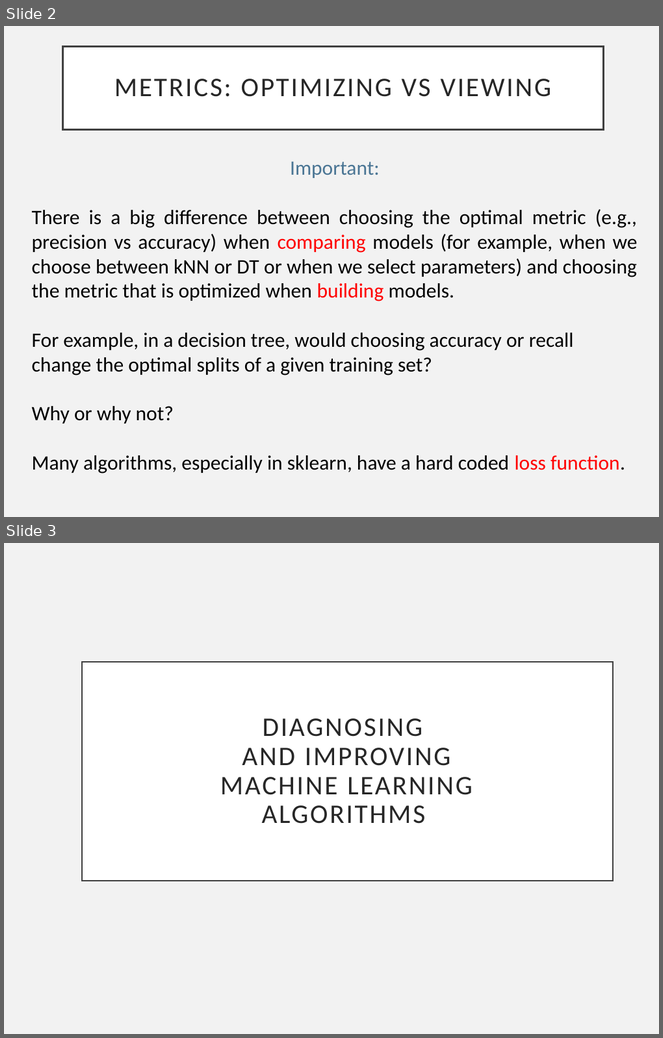
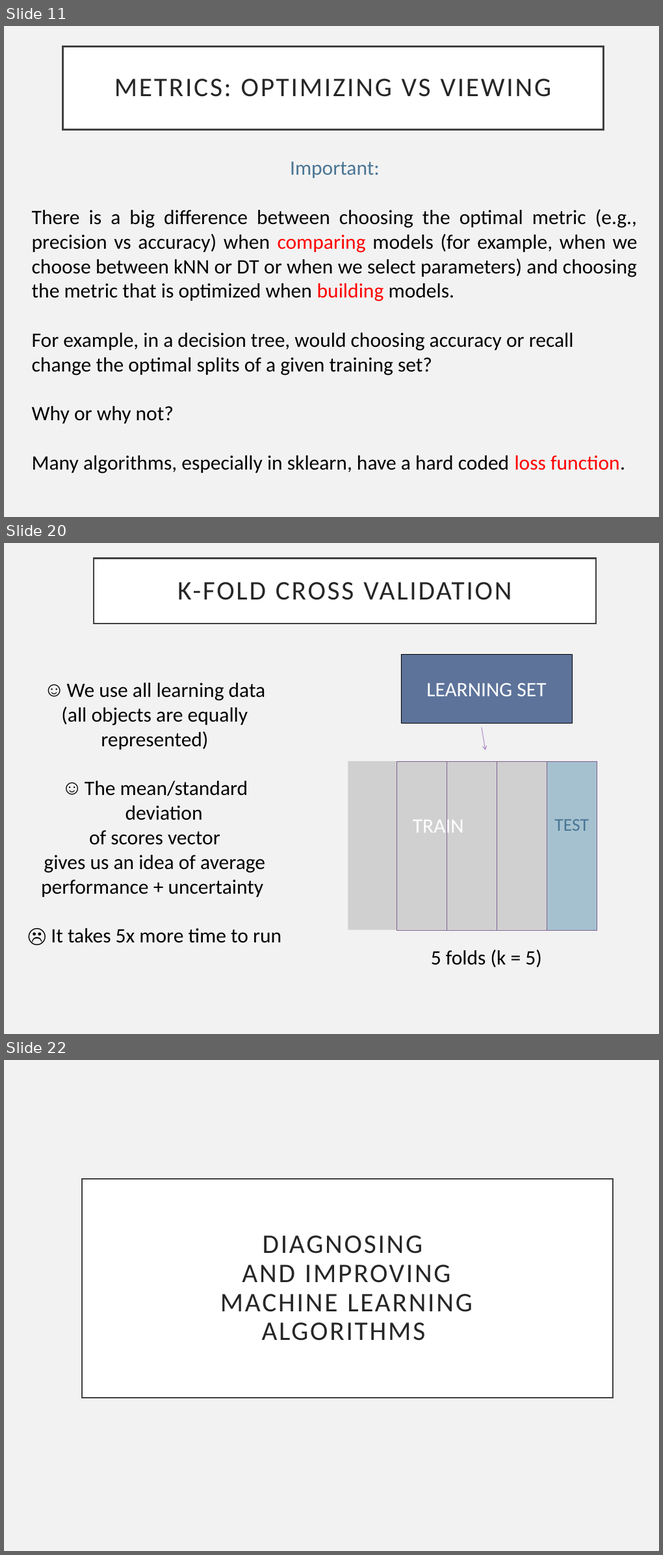
Before and after one commit to VaticanObsSummerSchool2023/lectures, a slide deck: VOSS_Diagnostics.pptx. Shown one above the other, each under a label of ours: slides 2 and 3 before the commit, slides 11, 20 and 22 after it; the slides between them are not shown. The pictures are 663x1038 and 663x1555 pixels, drawn with LibreOffice and Linux fonts; fonts in the diff are those of the drawing; grey boxes stand for pictures. Boxes give left, top, right and bottom in pixels: in the first picture for what was removed or moved away, otherwise in the second. Text is boxed around its words. In the diff, an @@ line names an element or a change of style, - is before the commit and + after.

```diff
--- a/VOSS_Diagnostics.pptx
+++ b/VOSS_Diagnostics.pptx
@@ slide 20 added at (4, 543, 659, 1034), background #F2F2F2 @@
@@ rectangle added at (94, 558, 597, 623), fill #FFFFFF, outline #404040 2.5 pt, 42 pt, text #262626 @@
+K-FOLD CROSS VALIDATION
@@ rectangle added at (401, 655, 573, 724), fill #5D739A, outline #000000 0.5 pt, 32 pt, text #FFFFFF @@
+LEARNING SET
@@ text added at (41, 683, 282, 943), 32 pt, text #000000 @@
+☺ We use all learning data
+(all objects are equally represented)
+☺ The mean/standard deviation
+of scores vector
+gives us an idea of average performance + uncertainty
+☹ It takes 5x more time to run
@@ arrow added from (482, 728) to (486, 750), #AD84C6 1 pt @@
@@ picture added at (348, 761, 598, 930), 32 pt, text #FFFFFF @@
+TRAIN
@@ rectangle added at (397, 762, 447, 931), outline #806292 0.75 pt @@
@@ rectangle added at (447, 762, 497, 931), outline #806292 0.75 pt @@
@@ rectangle added at (497, 762, 547, 931), outline #806292 0.75 pt @@
@@ rectangle added at (547, 762, 597, 931), fill #A5C1CF, 28 pt, text #4A7594 @@
+TEST
@@ rectangle added at (547, 762, 597, 931), outline #806292 0.75 pt @@
@@ text added at (431, 950, 542, 967), 32 pt, text #000000 @@
+5 folds (k = 5)
@@ what was slide 2 is now slide 11 @@
@@ what was slide 3 is now slide 22 @@
```
Also in this commit, not shown: 18 other slides added, 1 other file.
